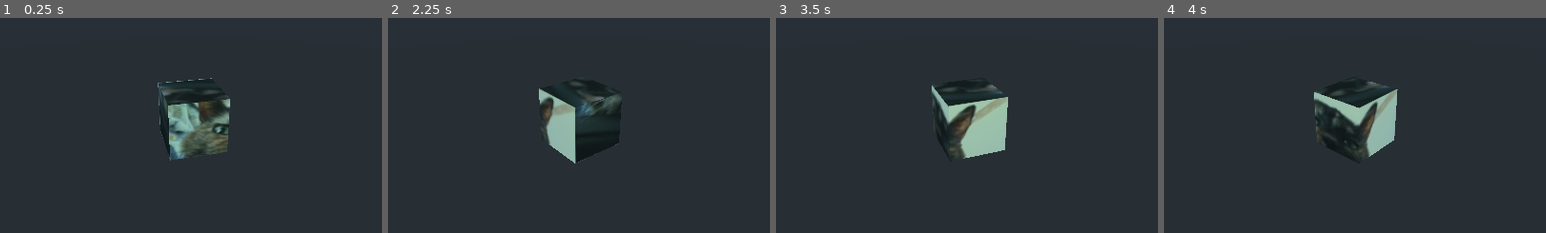
Above: before the commit, frames 1-4 (left to right).
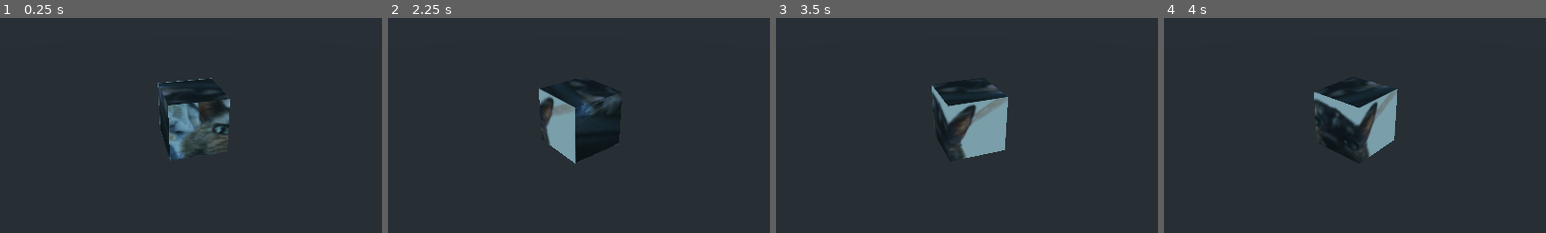
Above: after the commit, the same moments.

Repository: technicat/learngodot
Game: Godot game, scene res://cube.tscn
The game is run twice, just before and just after one commit, with the same random seed, the same clock (stepped at 60 frames per second) and the same inputs.
Inputs:
- Up to frame 1 (0.25 s): no input
- Up to frame 2 (2.25 s): no input
- Up to frame 3 (3.5 s): no input
- Up to frame 4 (4 s): no input
The pictures show only the part of the screen within x 25-75%, y 25-75%; the shares and areas given below are measured in that part.

The runs differ from the first frame. In frame 1, 1.2% of the frame differs, in the area x 44-61%, y 37-65%; in frame 2, 1.0%; in frame 3, 2.8%, in the area x 44-61%, y 36-66%; in frame 4, 1.4%.

Commit message:
Update cube.tscn

Diff:
--- a/chapter3/godotproject/cube.tscn
+++ b/chapter3/godotproject/cube.tscn
@@ -11,22 +11,25 @@
 
 [node name="Scene" type="Spatial"]
 
-[node name="OmniLight" type="OmniLight" parent="."]
-transform = Transform( 1, 0, 0, 0, 1, 0, 0, 0, 1, 0, 10, 10 )
-light_color = Color( 0.87451, 0.964706, 0.0588235, 1 )
-omni_range = 20.0
-
 [node name="WorldEnvironment" type="WorldEnvironment" parent="."]
 
-[node name="SpatialCube" type="Spatial" parent="."]
+[node name="Cube" type="Spatial" parent="."]
 script = ExtResource( 1 )
 
-[node name="Cube" type="MeshInstance" parent="SpatialCube"]
+[node name="MeshInstance" type="MeshInstance" parent="Cube"]
 mesh = SubResource( 1 )
 material/0 = SubResource( 2 )
 
-[node name="SpatialCamera" type="Spatial" parent="."]
+[node name="MainCamera" type="Spatial" parent="."]
 transform = Transform( 1, 0, 0, 0, 1, 0, 0, 0, 1, 0, 5, 10 )
 script = ExtResource( 2 )
 
-[node name="Camera" type="Camera" parent="SpatialCamera"]
+[node name="Camera" type="Camera" parent="MainCamera"]
+
+[node name="PointLight" type="Spatial" parent="."]
+transform = Transform( 1, 0, 0, 0, 1, 0, 0, 0, 1, 0, 10, 10 )
+
+[node name="OmniLight" type="OmniLight" parent="PointLight"]
+transform = Transform( 1, 0, 0, 0, 1, 0, 0, 0, 1, 0, 0, 10 )
+light_color = Color( 0.87451, 0.964706, 0.0588235, 1 )
+omni_range = 20.0
